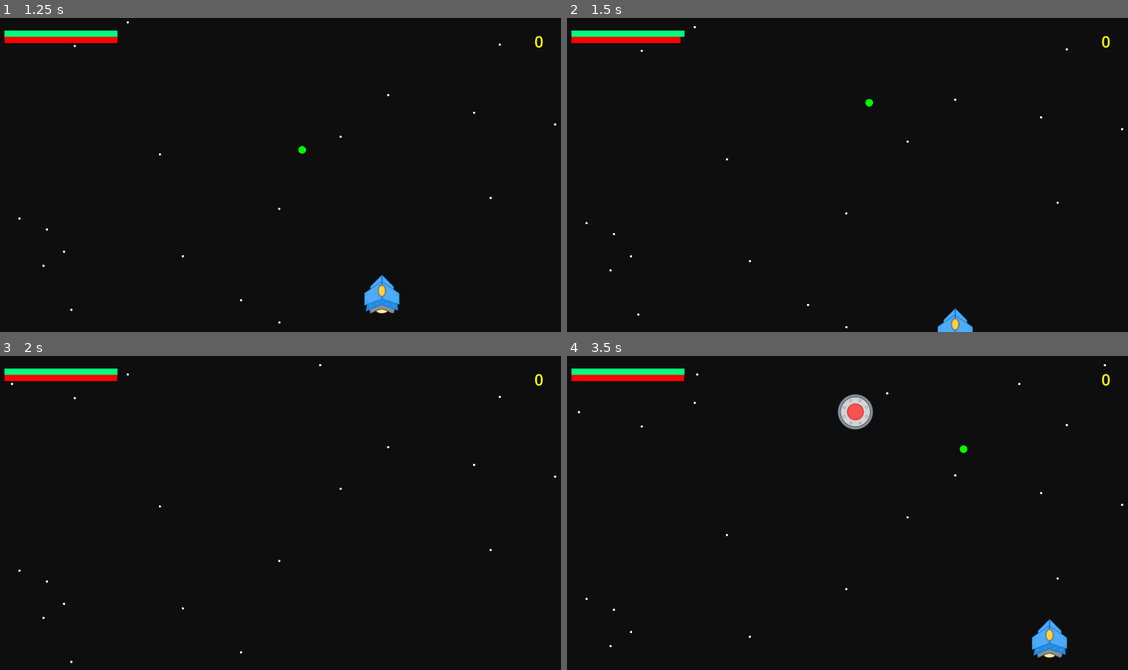
Above: before the commit, frames 1-4 (two rows, left to right).
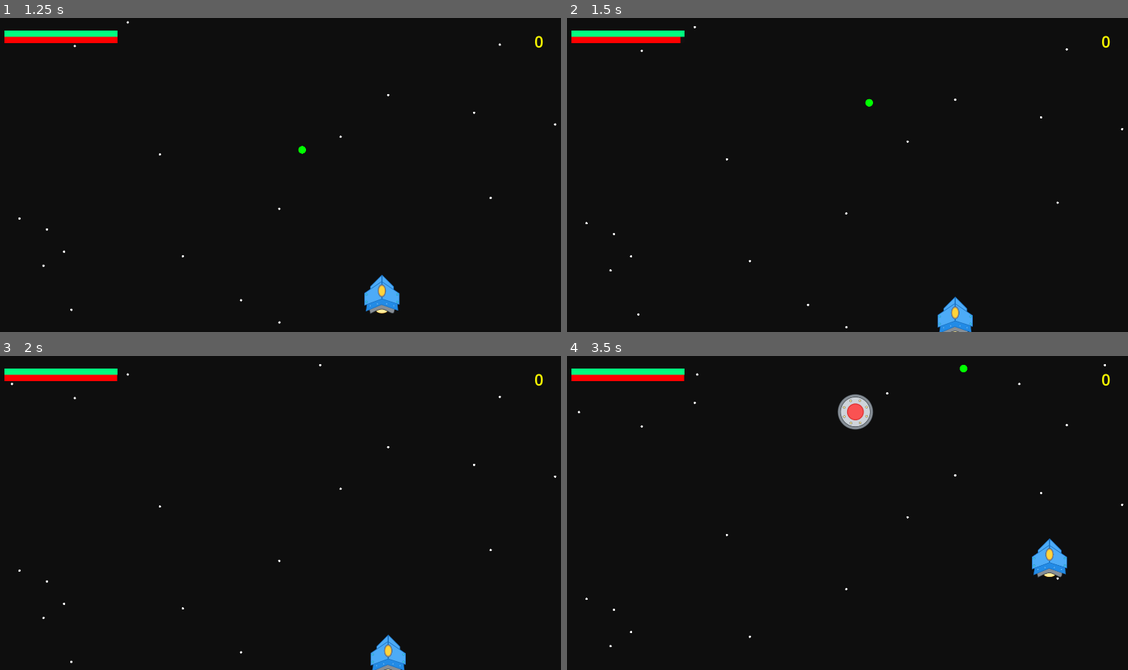
Above: after the commit, the same moments.

Repository: mromphf/nuke-ufos
Game: Godot game, scene res://scenes/main.tscn
Same seed, same stepped clock (60 frames per second), same inputs: the game is played once before the commit and once after it.
Inputs:
- Up to frame 1 (1.25 s): hold D (move_right) from 0.53 s (still down); tap Space (fire) at 0.6 s
- Up to frame 2 (1.5 s): release D (move_right) at 1.28 s; hold S (move_down) from 1.28 s (still down); tap Shift (speed) at 1.35 s
- Up to frame 3 (2 s): keep holding S (move_down)
- Up to frame 4 (3.5 s): release S (move_down) at 2.03 s; hold D (move_right) 2.03-2.78 s; tap Space (fire) at 2.1 s; hold W (move_up) from 2.78 s (still down); tap Shift (speed) at 2.85 s

Frame 1 is identical in both runs. In frame 2, 0.5% of the frame differs, in the area x 66-73%, y 88-100%; in frame 3, 0.5%; in frame 4, 1.2%, in the area x 69-90%, y 2-97%.

Commit message:
Clamp player position to keep in bounds.

Diff:
--- a/scripts/player.gd
+++ b/scripts/player.gd
@@ -5,6 +5,10 @@
 signal hit
 signal burn
 signal shoot
+
+const _BUFFER = Vector2(50, 50)
+
+@onready var _BOUNDS = (get_viewport_rect().size - _BUFFER)
 
 var laser: PackedScene = preload("res://scenes/laser.tscn")
 
@@ -57,6 +61,7 @@
 		direction = direction.normalized() * _speed()
 
 	position += direction * delta
+	position = position.clamp(_BUFFER, _BOUNDS)
 
 
 func _on_power_up_collect(_body):
